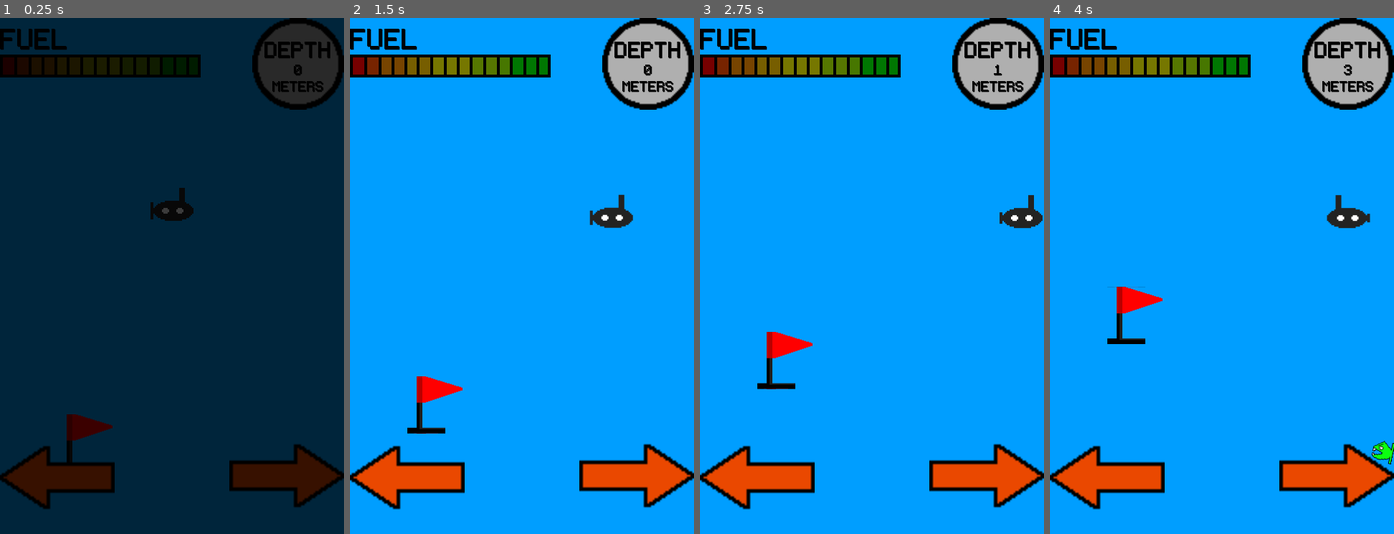
Above: before the commit, frames 1-4 (left to right).
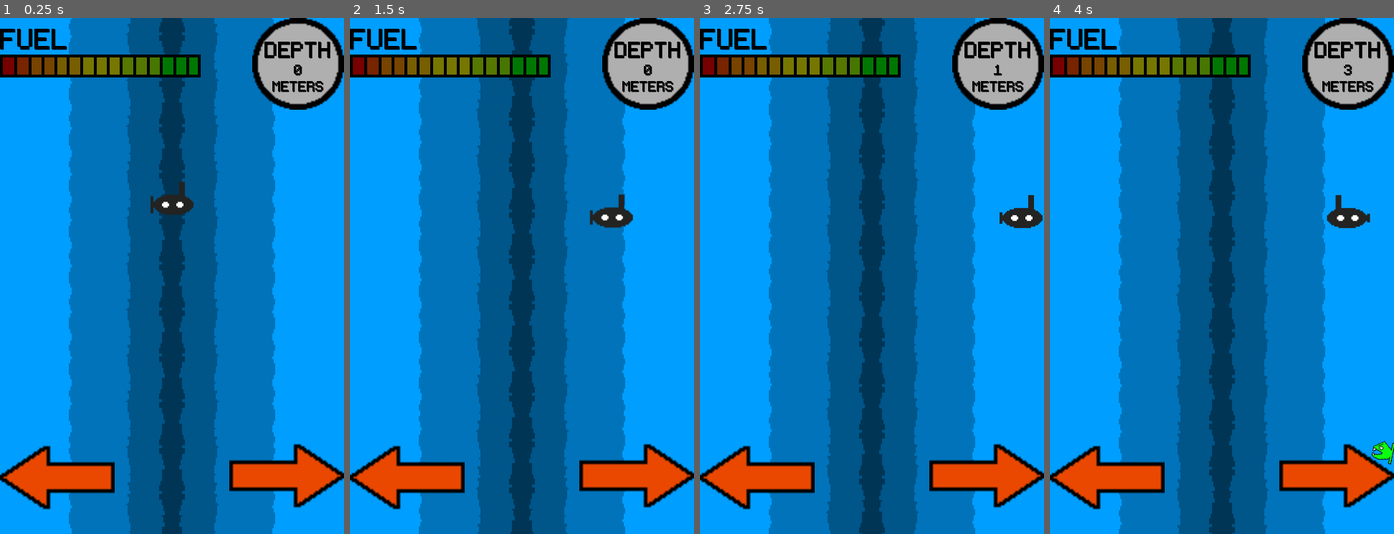
Above: after the commit, the same moments.

Repository: seb-navarro/Endless_Depth
Game: Godot game, scene res://Main/Main.tscn
Two runs of this game, one before a commit and one after it. Both use one fixed random seed, a clock stepped at 60 frames per second and the inputs below. This scene is started directly instead of the project's main scene.
Inputs:
- Up to frame 1 (0.25 s): no input
- Up to frame 2 (1.5 s): hold D (move_right) 0.53-1.28 s; hold A (move_left) from 1.28 s (still down)
- Up to frame 3 (2.75 s): release A (move_left) at 2.03 s; hold D (move_right) from 2.03 s (still down)
- Up to frame 4 (4 s): release D (move_right) at 3.53 s; hold A (move_left) from 3.53 s (still down)

The runs differ from the first frame. In frame 1, 97% of the frame differs, in the area x 0-100%, y 0-100%; in frame 2, 55%; in frame 3, 56%; in frame 4, 56%.

Commit message:
added parallax background underwater

Diff:
--- a/Background/parallax_background.tscn
+++ b/Background/parallax_background.tscn
@@ -1,8 +1,10 @@
-[gd_scene load_steps=4 format=3 uid="uid://b2roys1sxfvi5"]
+[gd_scene load_steps=6 format=3 uid="uid://b2roys1sxfvi5"]
 
 [ext_resource type="Script" path="res://Background/parallax_background.gd" id="1_c7xsh"]
 [ext_resource type="Texture2D" uid="uid://yyqdpggpco8p" path="res://assets/art/environment/water background-1.png (1).png" id="1_tbxi6"]
-[ext_resource type="Texture2D" uid="uid://bpxpl6hyvebwj" path="res://assets/art/environment/Depth Flag-1.png.png" id="2_vnsyi"]
+[ext_resource type="Texture2D" uid="uid://hashxr4vpf5r" path="res://assets/art/environment/Water Parallax/water parallax-1.png.png" id="3_swyo2"]
+[ext_resource type="Texture2D" uid="uid://by27ardo7gicu" path="res://assets/art/environment/Water Parallax/water parallax-2.png.png" id="4_j4hl6"]
+[ext_resource type="Texture2D" uid="uid://cief7r4jhsj1d" path="res://assets/art/environment/Water Parallax/water parallax-3.png.png" id="5_w4dw8"]
 
 [node name="ParallaxBackground" type="ParallaxBackground"]
 script = ExtResource("1_c7xsh")
@@ -16,10 +18,75 @@
 texture = ExtResource("1_tbxi6")
 stretch_mode = 1
 
-[node name="Test" type="TextureRect" parent="ParallaxLayer"]
-offset_left = 80.0
-offset_top = 664.0
-offset_right = 160.0
-offset_bottom = 744.0
-texture = ExtResource("2_vnsyi")
+[node name="ParallaxLayer2" type="ParallaxLayer" parent="."]
+motion_mirroring = Vector2(0, 720)
+
+[node name="TextureRect" type="TextureRect" parent="ParallaxLayer2"]
+offset_left = 88.0
+offset_right = 152.0
+offset_bottom = 720.0
+texture = ExtResource("3_swyo2")
 stretch_mode = 1
+flip_h = true
+metadata/_edit_use_anchors_ = true
+
+[node name="ParallaxLayer3" type="ParallaxLayer" parent="."]
+motion_scale = Vector2(0.5, 0.5)
+motion_mirroring = Vector2(0, 720)
+
+[node name="TextureRect" type="TextureRect" parent="ParallaxLayer3"]
+offset_left = 132.0
+offset_right = 196.0
+offset_bottom = 720.0
+texture = ExtResource("4_j4hl6")
+stretch_mode = 1
+flip_h = true
+metadata/_edit_use_anchors_ = true
+
+[node name="ParallaxLayer4" type="ParallaxLayer" parent="."]
+motion_scale = Vector2(0.2, 0.2)
+motion_mirroring = Vector2(0, 720)
+
+[node name="TextureRect" type="TextureRect" parent="ParallaxLayer4"]
+offset_left = 184.0
+offset_right = 248.0
+offset_bottom = 720.0
+texture = ExtResource("5_w4dw8")
+stretch_mode = 1
+flip_h = true
+metadata/_edit_use_anchors_ = true
+
+[node name="ParallaxLayer5" type="ParallaxLayer" parent="."]
+motion_mirroring = Vector2(0, 720)
+
+[node name="TextureRect" type="TextureRect" parent="ParallaxLayer5"]
+offset_left = 328.0
+offset_right = 392.0
+offset_bottom = 720.0
+texture = ExtResource("3_swyo2")
+stretch_mode = 1
+metadata/_edit_use_anchors_ = true
+
+[node name="ParallaxLayer6" type="ParallaxLayer" parent="."]
+motion_scale = Vector2(0.5, 0.5)
+motion_mirroring = Vector2(0, 720)
+
+[node name="TextureRect" type="TextureRect" parent="ParallaxLayer6"]
+offset_left = 285.0
+offset_right = 349.0
+offset_bottom = 720.0
+texture = ExtResource("4_j4hl6")
+stretch_mode = 1
+metadata/_edit_use_anchors_ = true
+
+[node name="ParallaxLayer7" type="ParallaxLayer" parent="."]
+motion_scale = Vector2(0.2, 0.2)
+motion_mirroring = Vector2(0, 720)
+
+[node name="TextureRect" type="TextureRect" parent="ParallaxLayer7"]
+offset_left = 232.0
+offset_right = 296.0
+offset_bottom = 720.0
+texture = ExtResource("5_w4dw8")
+stretch_mode = 1
+metadata/_edit_use_anchors_ = true
--- a/Main/Main.tscn
+++ b/Main/Main.tscn
@@ -78,6 +78,7 @@
 [node name="ParallaxBackground" parent="." instance=ExtResource("5_hywl2")]
 
 [node name="Fade" type="CanvasLayer" parent="."]
+visible = false
 
 [node name="ColorRect" type="ColorRect" parent="Fade"]
 modulate = Color(0, 0, 0, 1)
--- a/Player/Player.tscn
+++ b/Player/Player.tscn
@@ -153,13 +153,13 @@
 }]
 
 [node name="Player" type="Area2D"]
-position = Vector2(240, 360)
+position = Vector2(240, 376)
 script = ExtResource("1_mxh4d")
 metadata/_edit_group_ = true
 
 [node name="AnimatedSprite2D" type="AnimatedSprite2D" parent="."]
 sprite_frames = SubResource("SpriteFrames_ntpu6")
-animation = &"slow_hit"
+animation = &"sink"
 
 [node name="CollisionPolygon2D" type="CollisionPolygon2D" parent="."]
 polygon = PackedVector2Array(-30, 12, -26, 12, -24, 12, -9, 22, 14, 22, 30, 11, 30, 4, 18, -4, 18, -24, 10, -24, 10, -6, -10, -6, -24, 4, -26, 4, -30, 4)
Binary file added: assets/art/environment/Water Parallax/water parallax-1.png.png
Not shown, added: assets/art/environment/Water Parallax/water parallax-1.png.png.import
Binary file added: assets/art/environment/Water Parallax/water parallax-2.png.png
Not shown, added: assets/art/environment/Water Parallax/water parallax-2.png.png.import
Binary file added: assets/art/environment/Water Parallax/water parallax-3.png.png
Not shown, added: assets/art/environment/Water Parallax/water parallax-3.png.png.import
Binary file added: assets/art/environment/Water Parallax/water parallax-4.png.png
Not shown, added: assets/art/environment/Water Parallax/water parallax-4.png.png.import
